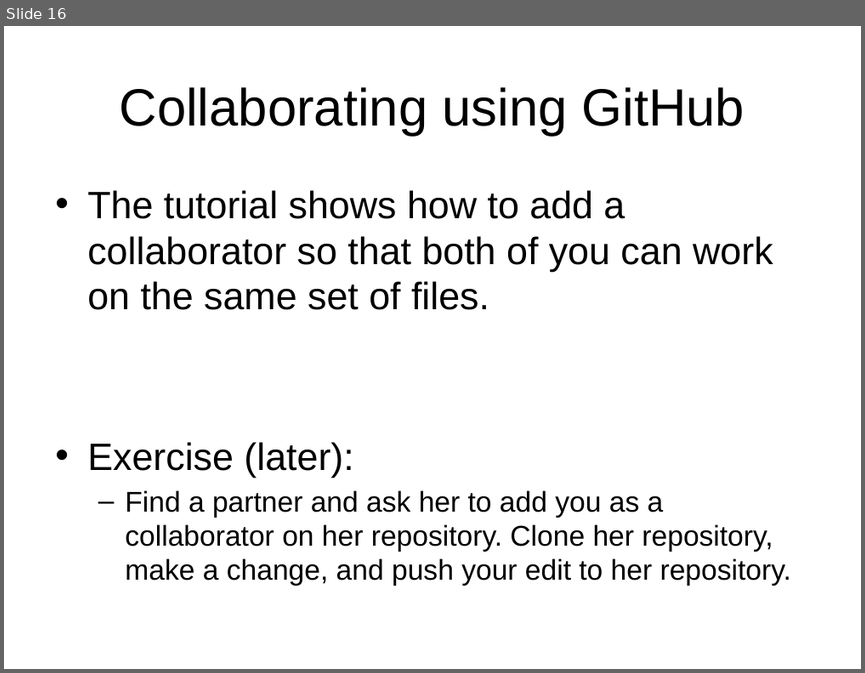
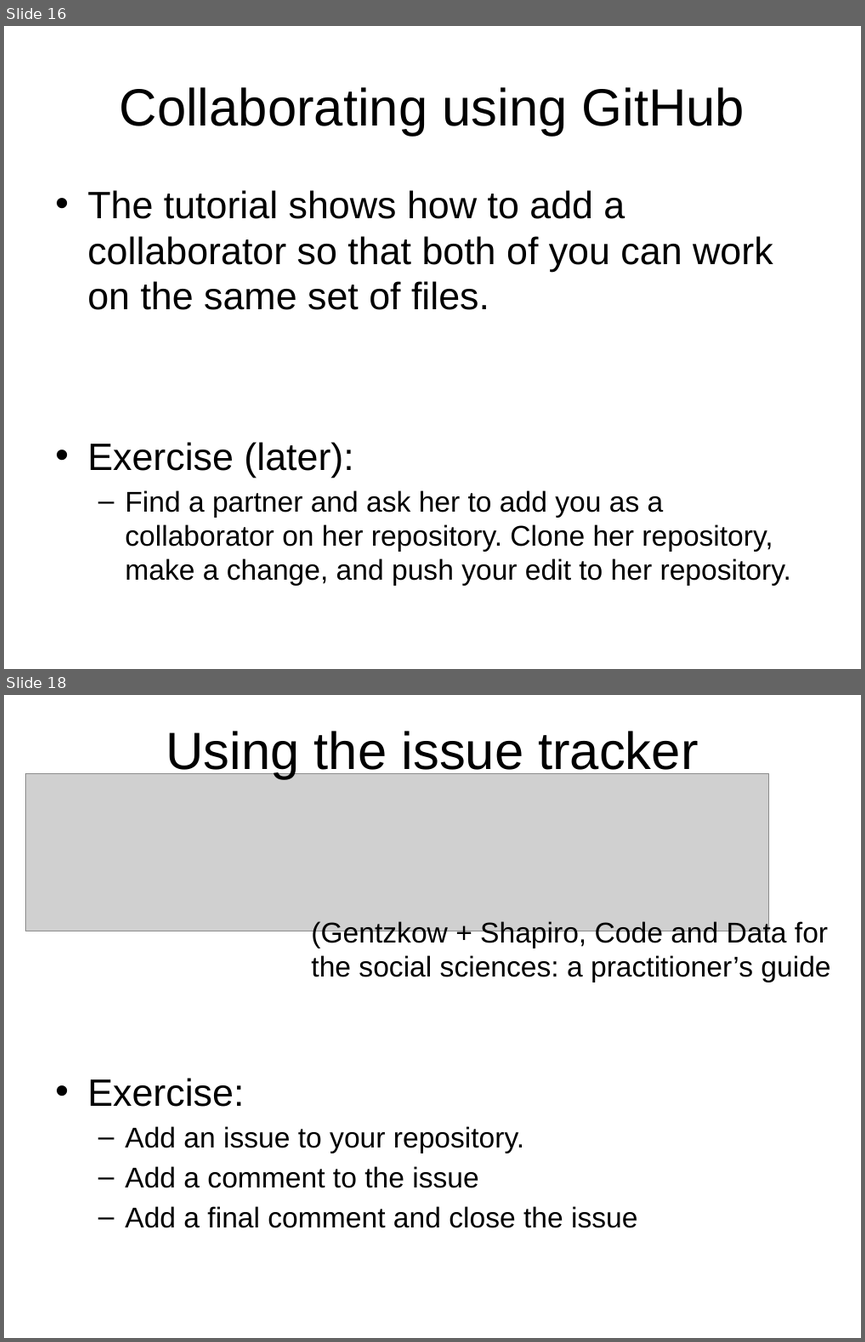
Before and after one commit to cskemp/chdss2019_content, a slide deck: day1/slides/git.pptx. Shown one above the other, each under a label of ours: slide 16 before the commit, slides 16 and 18 after it; the slides between them are not shown. The pictures are 865x673 and 865x1342 pixels, drawn with LibreOffice and Linux fonts; fonts in the diff are those of the drawing; grey boxes stand for pictures. Boxes give left, top, right and bottom in pixels: in the first picture for what was removed or moved away, otherwise in the second. Text is boxed around its words. In the diff, an @@ line names an element or a change of style, - is before the commit and + after.

```diff
--- a/day1/slides/git.pptx
+++ b/day1/slides/git.pptx
@@ slide 18 added at bbox=[4, 695, 861, 1338], background #FFFFFF @@
@@ title added at bbox=[166, 731, 698, 779], 44 pt, text #000000 @@
+Using the issue tracker
@@ picture added at bbox=[25, 774, 768, 930] @@
@@ text added at bbox=[311, 919, 830, 982], 24 pt, text #000000 @@
+(Gentzkow + Shapiro, Code and Data for the social sciences: a practitioner’s guide
@@ text added at bbox=[87, 1077, 637, 1228], 24 pt, text #000000 @@
+• Exercise:
+  – Add an issue to your repository.
+  – Add a comment to the issue
+  – Add a final comment and close the issue
```
Also in this commit, not shown: 1 slide changed, 3 other files.
